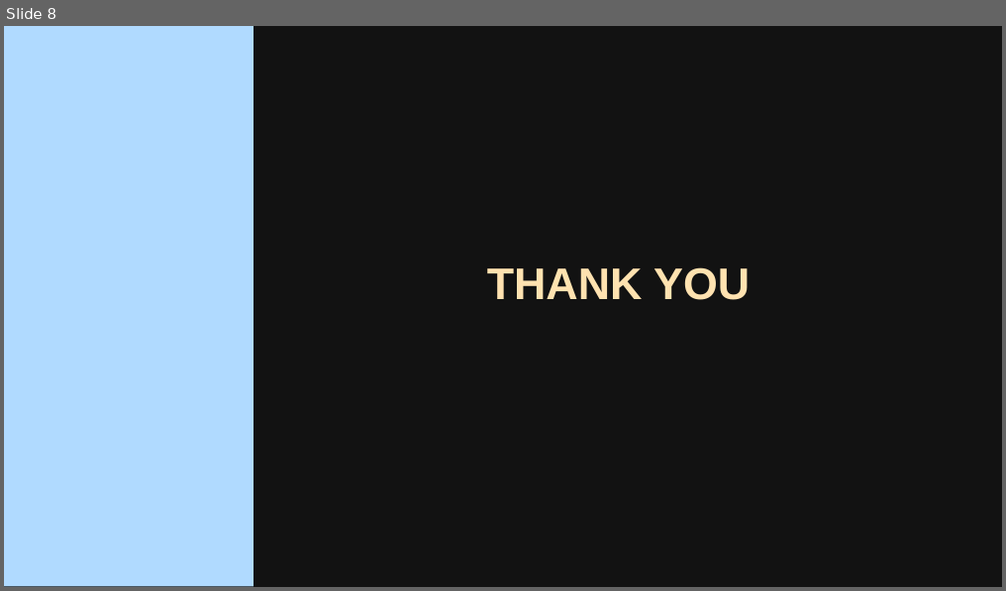
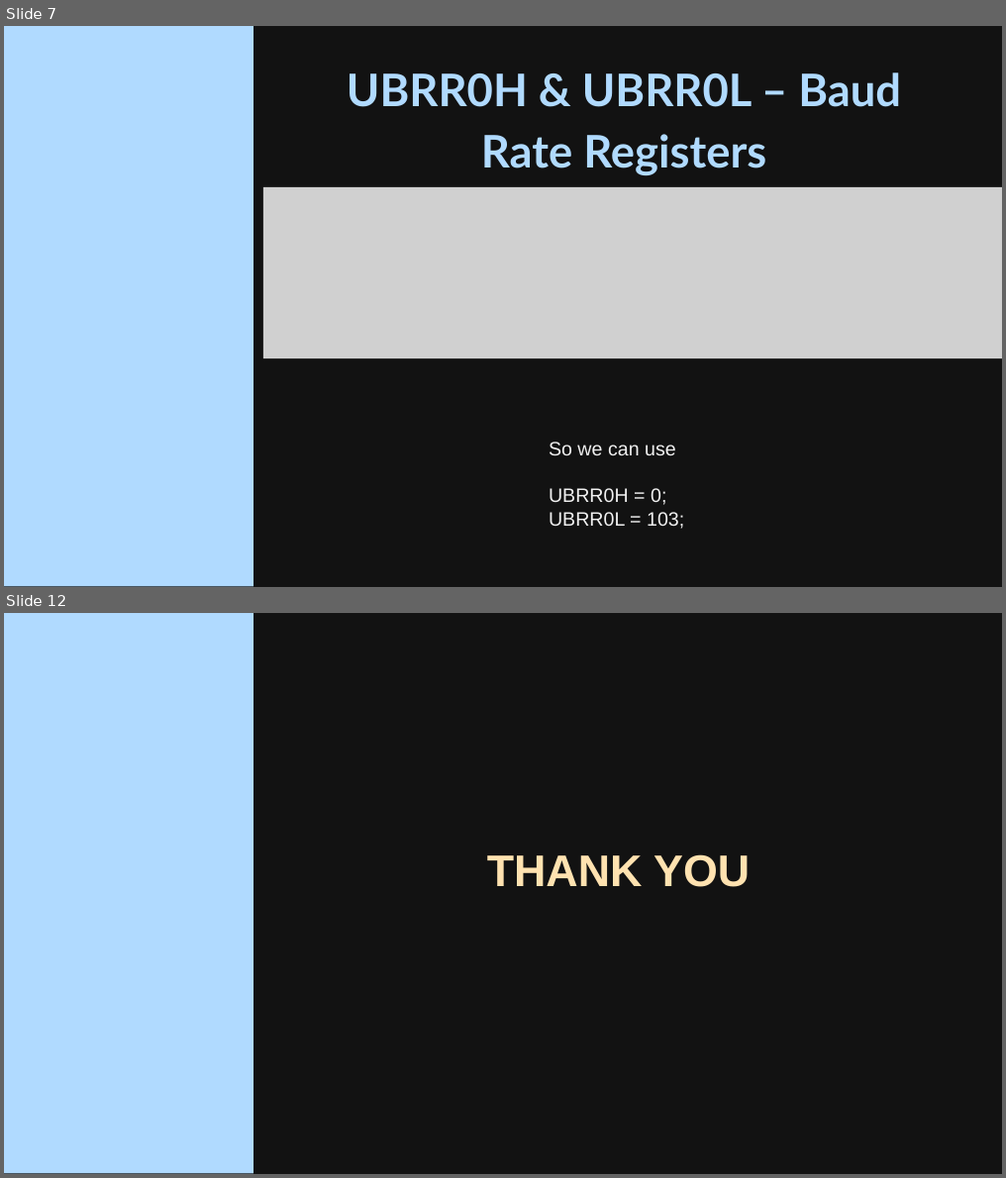
Before and after one commit to mohulmgeorge/embedded-systems, a slide deck: Presentations/AVR Live Class 13.pptx. Shown one above the other, each under a label of ours: slide 8 before the commit, slides 7 and 12 after it; the slides between them are not shown. The pictures are 1006x591 and 1006x1178 pixels, drawn with LibreOffice and Linux fonts; fonts in the diff are those of the drawing; grey boxes stand for pictures; background and template pictures are left out. Boxes give left, top, right and bottom in pixels: in the first picture for what was removed or moved away, otherwise in the second. Text is boxed around its words. In the diff, an @@ line names an element or a change of style, - is before the commit and + after.

```diff
--- a/Presentations/AVR Live Class 13.pptx
+++ b/Presentations/AVR Live Class 13.pptx
@@ slide 7 added at <box>4,26,1002,587</box>, background picture (left out); not listed: 1 template element that a slide beside it also shows @@
@@ title added at <box>347,73,901,175</box>, 32.4 pt, text #B0DAFF, bold @@
+UBRR0H & UBRR0L – Baud Rate Registers
@@ picture added at <box>263,187,1002,360</box> @@
@@ text added at <box>548,442,684,529</box>, 14 pt, text #F0F0F0 @@
+So we can use
+UBRR0H = 0;
+UBRR0L = 103;
@@ what was slide 8 is now slide 12 @@
```
Also in this commit, not shown: 1 slide changed, 9 other slides added, 6 slides removed, 19 other files.
